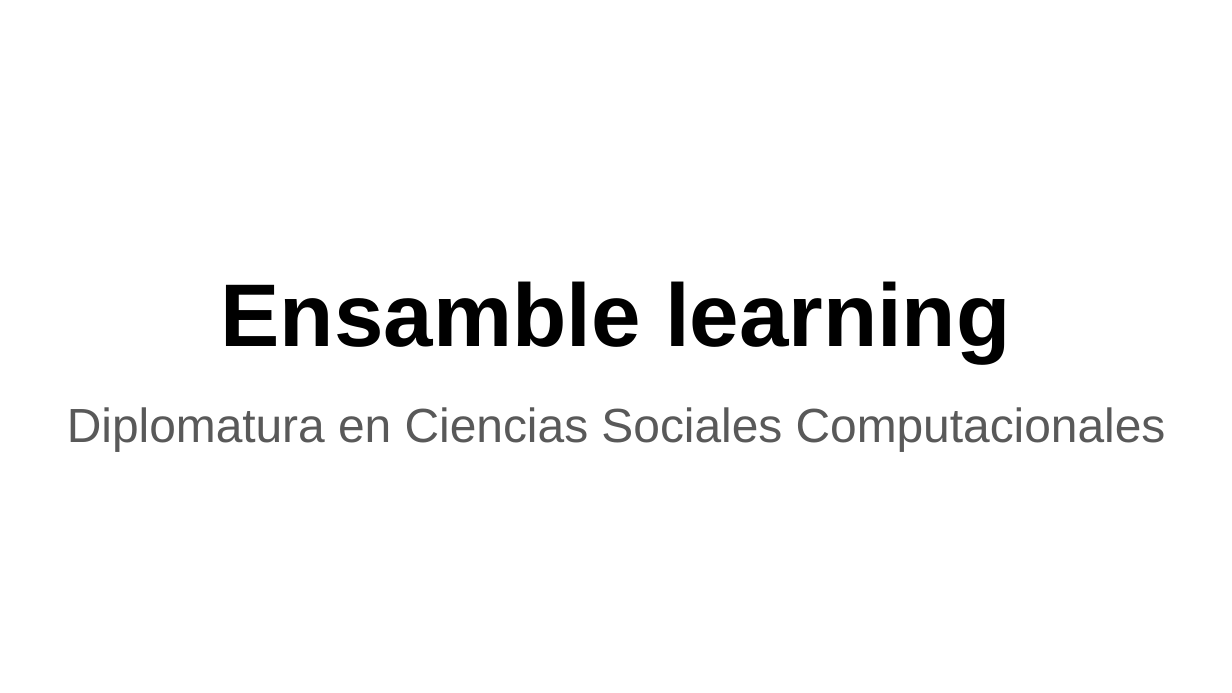
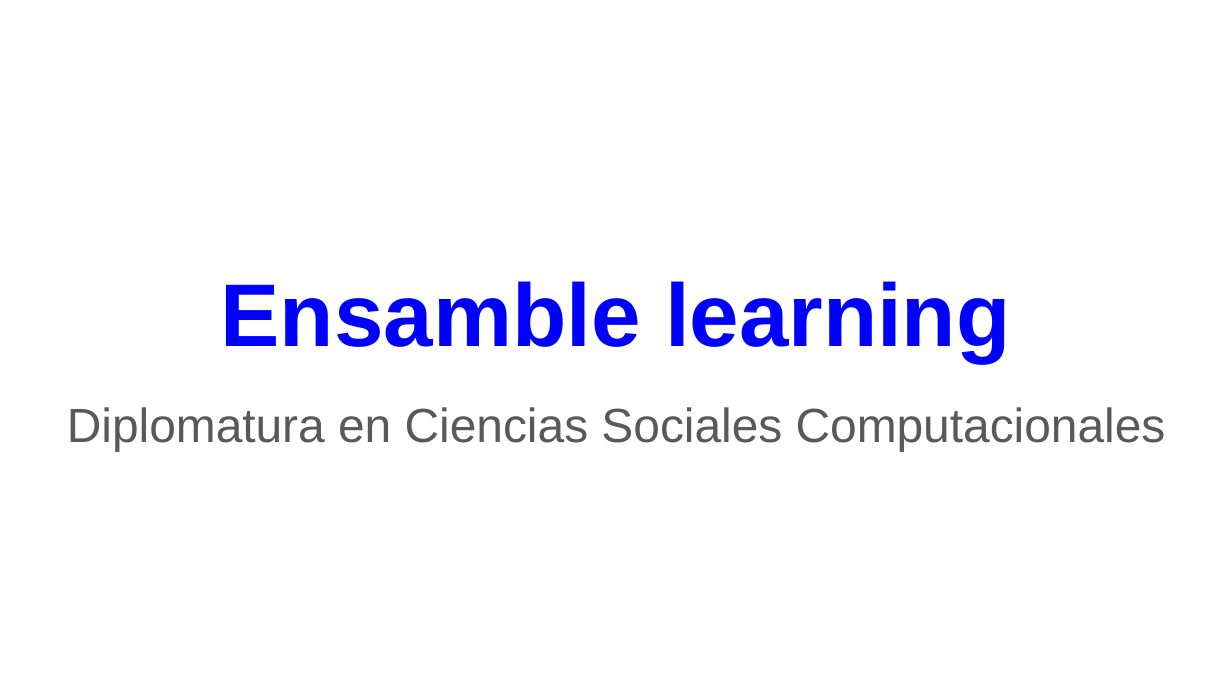
Before and after one commit to DCSCyHD/modulo_4, a slide deck: slide 1 of clase3/Ensamble learning 2.pptx. Drawn at 1232x693 pixels with LibreOffice and Linux fonts; fonts in the diff are those of the drawing. Boxes give left, top, right and bottom in pixels: in the first picture for what was removed or moved away, otherwise in the second. Text is boxed around its words. In the diff, an @@ line names an element or a change of style, - is before the commit and + after.

```diff
--- a/clase3/Ensamble learning 2.pptx
+++ b/clase3/Ensamble learning 2.pptx
@@ title "Ensamble learning" at (x1=221, y1=281, x2=1010, y2=362): text colour #000000 to #0000FF @@
```
Also in this commit, not shown: 6 other slides changed, 44 other files.
